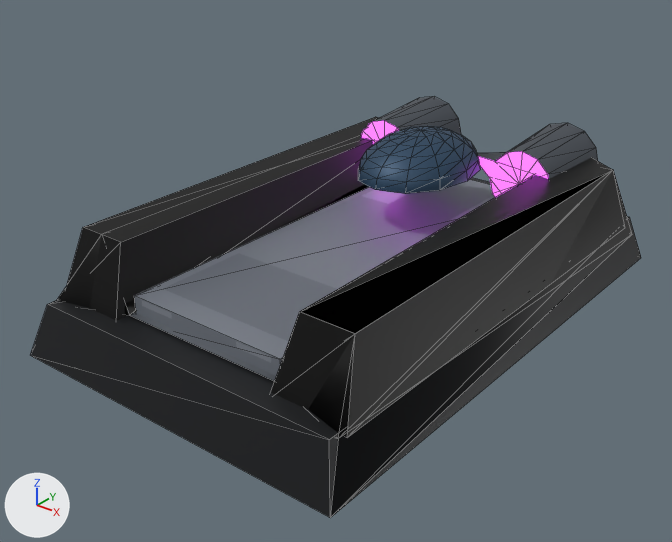
What one commit did to the glTF model rust-ra2/assets/models/yuri_hover_transport.glb.
Before and after are seen from a 50 mm lens placed at (3.15, -4.25, 2.78), pointed at (-0.03, -0.28, 0.32). Every picture has the same lights, and +X, +Y and +Z are marked at lower left. The picture after the commit comes second. Mesh edges are drawn as thin lines. Where no turn or scale is listed for an object, it has been applied to the vertices. Vertices at exactly the same position are counted once.

Objects in the first picture: 'Hull', 'Hull_LOD1'.
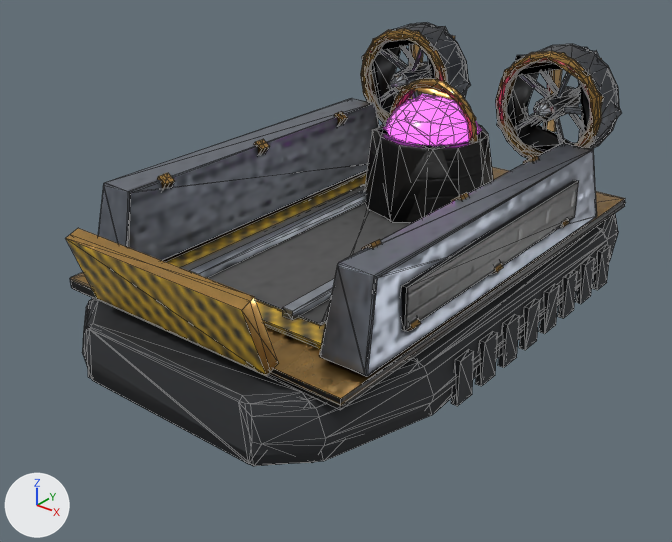
Patch to the scene script:
```diff
--- a/rust-ra2/assets/models/yuri_hover_transport.glb.py
+++ b/rust-ra2/assets/models/yuri_hover_transport.glb.py
@@ mat_ra2_cyclespbr @@
+mat_ra2_cyclespbr = bpy.data.materials.new('RA2_CyclesPBR')
+# uses the picture img_ra2_base_color
+# uses the picture img_ra2_emissive
+# uses the picture img_ra2_normal
+# uses the picture img_ra2_orm
@@ me_hull_mesh @@
-me_hull_mesh.from_pydata(...)  # 208 vertices, 356 faces; spans x -1.11..1.11, y -1.74..1.74, z 0.0..1.0
-me_hull_mesh.materials.append(mat_ra2remasteredpbr)
+me_hull_mesh.from_pydata(...)  # 1311 vertices, 2310 faces; spans x -1.1..1.1, y -1.73..1.71, z 0.0..1.48
+# me_hull_mesh part 1: a new loose piece, a 12-sided cut cone along z (radius 0.44 at the low end, 0.36 at the high end) spanning x -0.44..0.44, y 0.24..1.12, z 0.48..0.96, in mat_ra2_cyclespbr
+# me_hull_mesh part 2: a new loose piece, a torus around y (ring radius 0.337, tube radius 0.035) spanning x -0.932..-0.188, y 1.115..1.185, z 0.732..1.476, in mat_ra2_cyclespbr
+# me_hull_mesh part 3: a new loose piece, a box spanning x 0.45..0.67, y 1.17..1.39, z 0.66..0.83, in mat_ra2_cyclespbr
+# me_hull_mesh part 4: a new loose piece, a torus around y (ring radius 0.337, tube radius 0.035) spanning x 0.188..0.932, y 1.115..1.185, z 0.732..1.476, in mat_ra2_cyclespbr
+# me_hull_mesh part 5: the loose piece of 8 vertices spanning x -1.11..1.11, y -1.74..1.74, z 0.0..0.32 is rebuilt with 80 vertices and now spans x -1.08..1.08, y -1.71..1.71, z 0.0..0.38, in mat_ra2_cyclespbr
+# me_hull_mesh part 6: the loose piece of 8 vertices spanning x -1.04..-0.56, y -1.53..1.53, z 0.28..0.72 is rebuilt with 16 vertices and now spans x -0.99..-0.69, y -1.32..1.16, z 0.47..0.94, in mat_ra2_cyclespbr
+# me_hull_mesh part 7: the loose piece of 8 vertices spanning x 0.56..1.04, y -1.53..1.53, z 0.28..0.72 is rebuilt with 16 vertices and now spans x 0.69..0.99, y -1.32..1.16, z 0.47..0.94, in mat_ra2_cyclespbr
+# me_hull_mesh part 8: the loose piece of 8 vertices spanning x -0.53..0.53, y -1.41..1.31, z 0.28..0.44 is rebuilt with 12 vertices and now spans x -0.98..0.98, y -1.5..1.64, z 0.38..0.45, in mat_ra2_cyclespbr
+# me_hull_mesh part 9: 125 vertices removed from x -0.8..0.8, y 0.07..1.53, z 0.4..1.0; 891 vertices added at x -1.1..1.1, y -1.73..1.57, z 0.02..1.47
+# other edits to the shape of me_hull_mesh do not show in these pictures
+me_hull_mesh.materials.append(mat_ra2_cyclespbr)
@@ me_hull_lod1_mesh @@
-me_hull_lod1_mesh.from_pydata(...)  # 29 vertices, 56 faces; spans x -1.11..1.11, y -1.74..1.64, z 0.0..0.87
-me_hull_lod1_mesh.materials.append(mat_ra2remasteredpbr)
+me_hull_lod1_mesh.from_pydata(...)  # 403 vertices, 543 faces; spans x -1.1..1.1, y -1.71..1.71, z 0.0..1.48
+# me_hull_lod1_mesh part 10: 29 vertices removed from x -1.11..1.11, y -1.74..1.64, z 0.0..0.87; 403 vertices added at x -1.1..1.1, y -1.71..1.71, z 0.0..1.48
+me_hull_lod1_mesh.materials.append(mat_ra2_cyclespbr)
```

What differs and where, as boxes (x1, y1, x2, y2) in the pictures (672 x 542 px):
'Hull', reshaped (8% narrower): before (31, 96, 641, 517); after (66, 23, 625, 464)
'Hull_LOD1', reshaped (17% taller): before (57, 140, 632, 518); after (70, 25, 621, 466)
part 1 of me_hull_mesh, added: after (365, 121, 493, 223)
part 2 of me_hull_mesh, added (brown): after (360, 28, 448, 123)
part 3 of me_hull_mesh, added (mostly hidden): after (531, 144, 559, 152)
part 4 of me_hull_mesh, added (brown): after (495, 51, 601, 159)
part 5 of me_hull_mesh, rebuilt: before (31, 178, 641, 517); after (82, 214, 618, 464)
part 6 of me_hull_mesh, rebuilt: before (67, 117, 378, 321); after (99, 98, 379, 261)
part 7 of me_hull_mesh, rebuilt (19% narrower, 13% shorter): before (271, 170, 613, 437); after (320, 143, 597, 376)
part 8 of me_hull_mesh, rebuilt: before (134, 179, 495, 376); after (70, 167, 625, 410)
part 9 of me_hull_mesh, built on: before (358, 96, 598, 198); after (66, 23, 620, 406)
